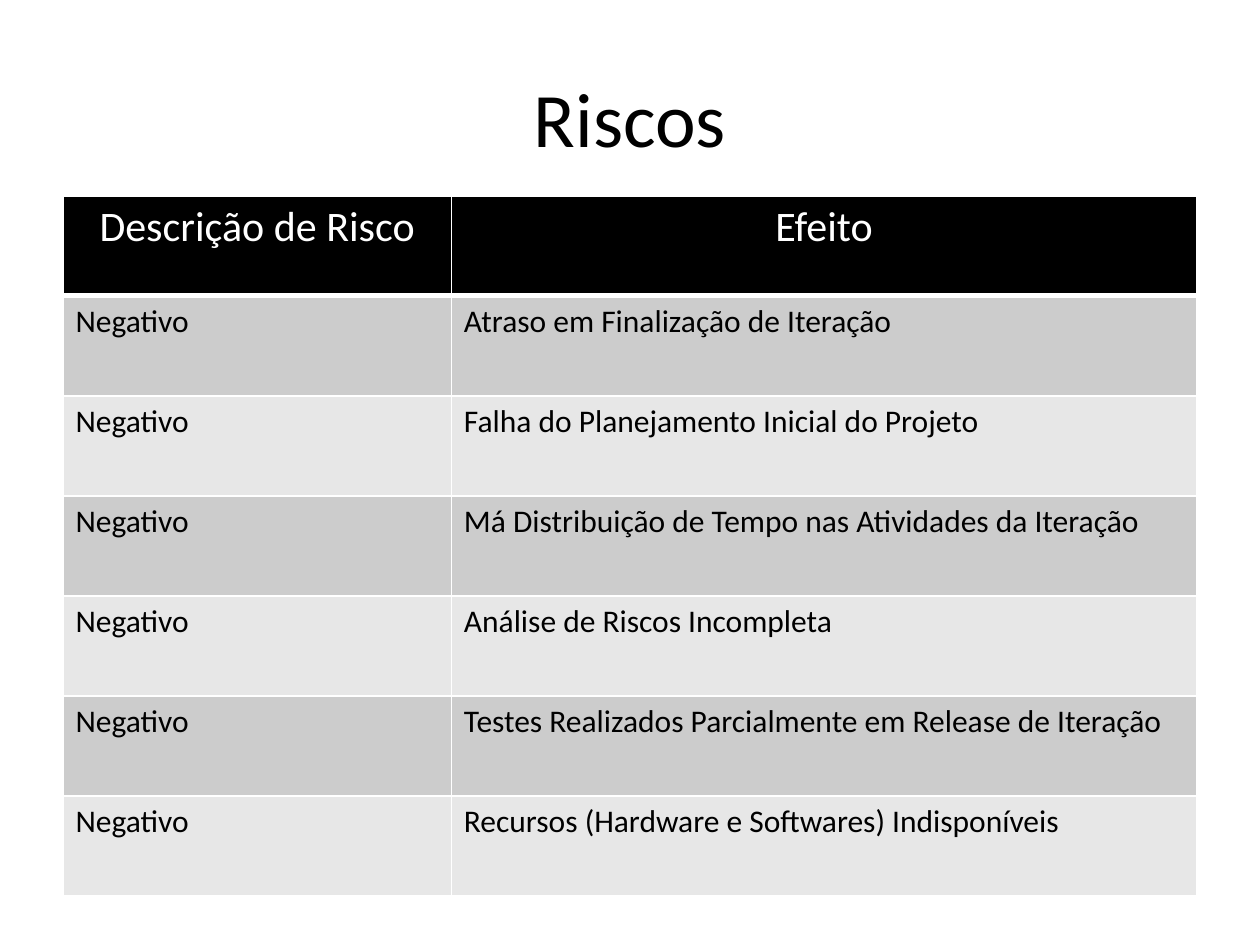
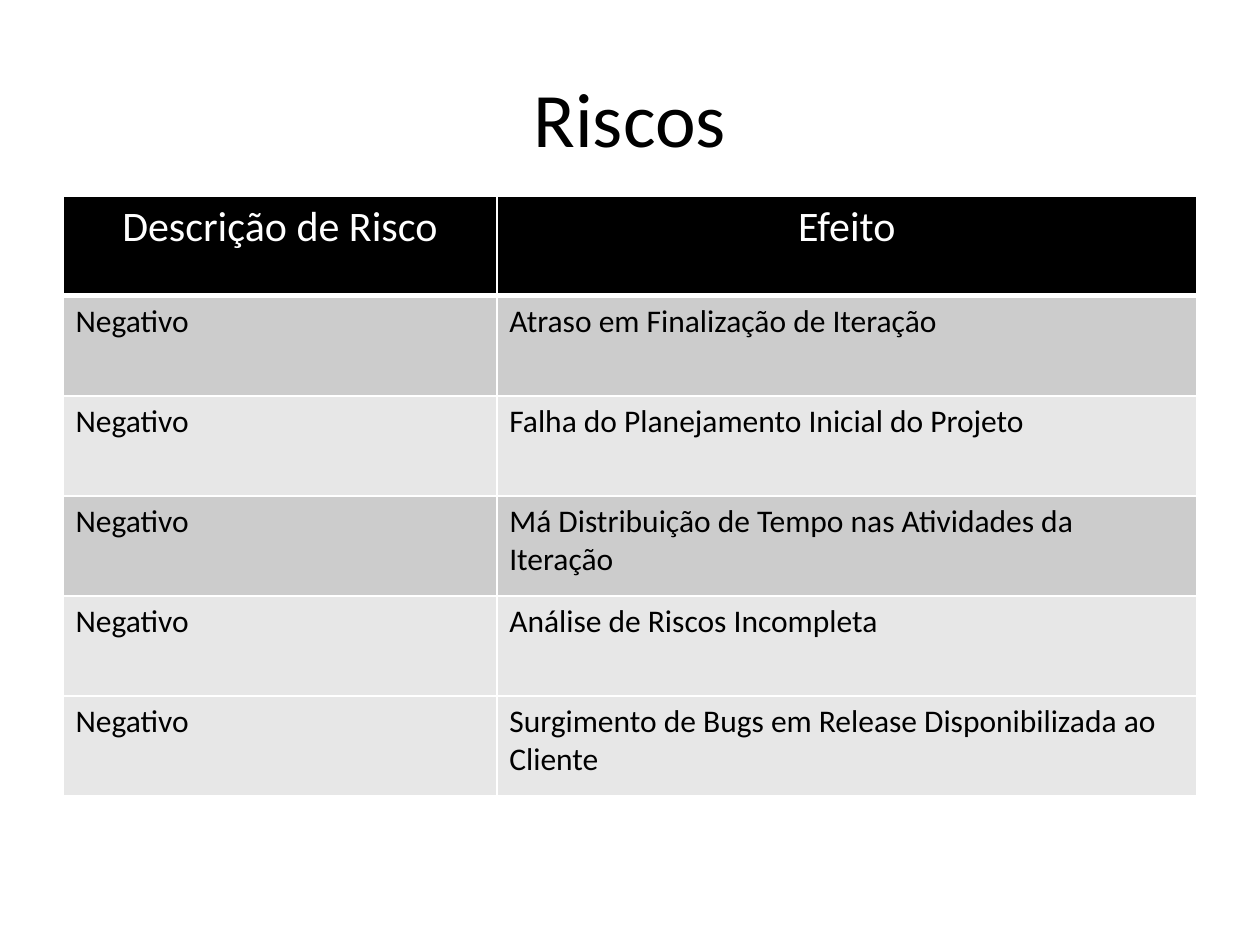
Before and after one commit to AjudeMais/ajudeMais-Projeto, a slide deck: slide 14 of Projeto-AjudeMais/000-Gerência de Projeto/PPJ-Plano de Projeto.pptx. Drawn at 1260x945 pixels with LibreOffice and Linux fonts; fonts in the diff are those of the drawing. Boxes give left, top, right and bottom in pixels: in the first picture for what was removed or moved away, otherwise in the second. Text is boxed around its words. In the diff, an @@ line names an element or a change of style, - is before the commit and + after.

```diff
--- a/Projeto-AjudeMais/000-Gerência de Projeto/PPJ-Plano de Projeto.pptx
+++ b/Projeto-AjudeMais/000-Gerência de Projeto/PPJ-Plano de Projeto.pptx
@@ table at box(63, 195, 1197, 795) @@
-row 6: Negativo | Testes Realizados Parcialmente em Release de Iteração
-row 7: Negativo | Recursos (Hardware e Softwares) Indisponíveis
+row 6: Negativo | Surgimento de Bugs em Release Disponibilizada ao Cliente
```
Also in this commit, not shown: 5 other slides changed, 2 slides added, 4 slides removed, 1 other file.
